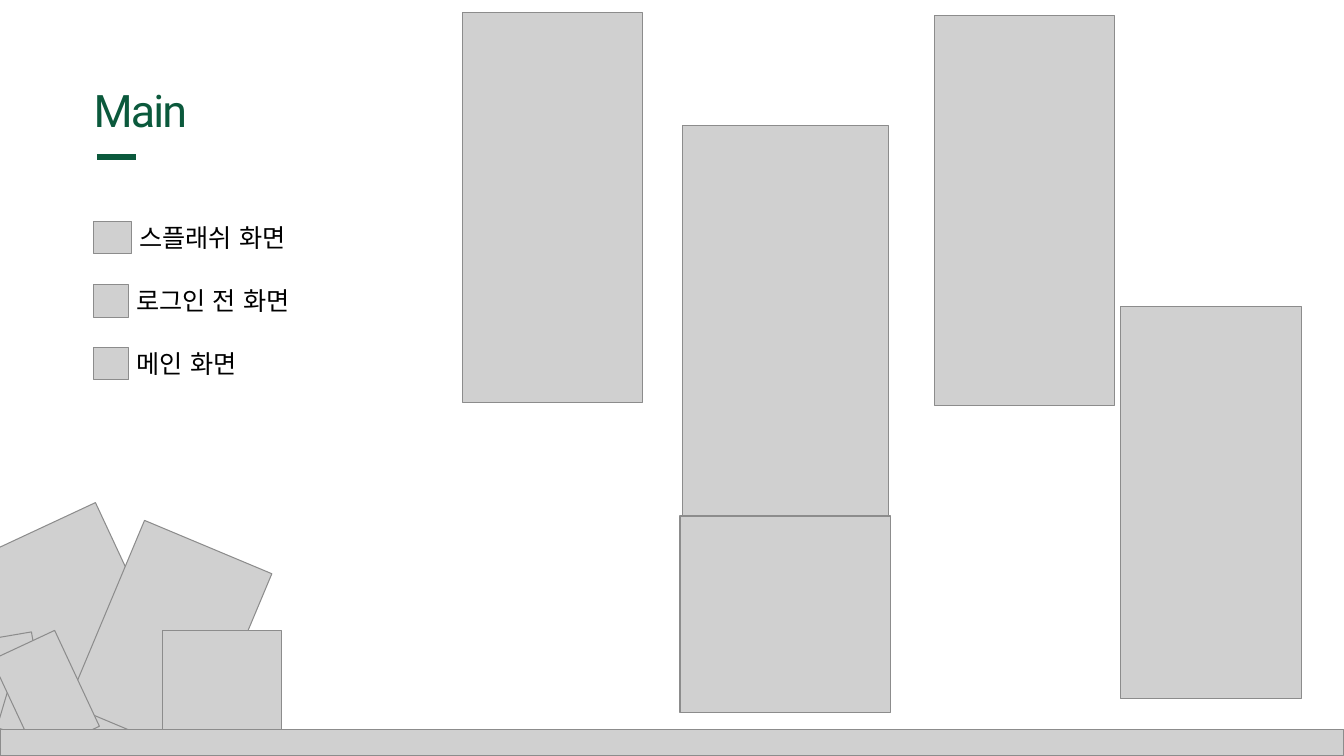
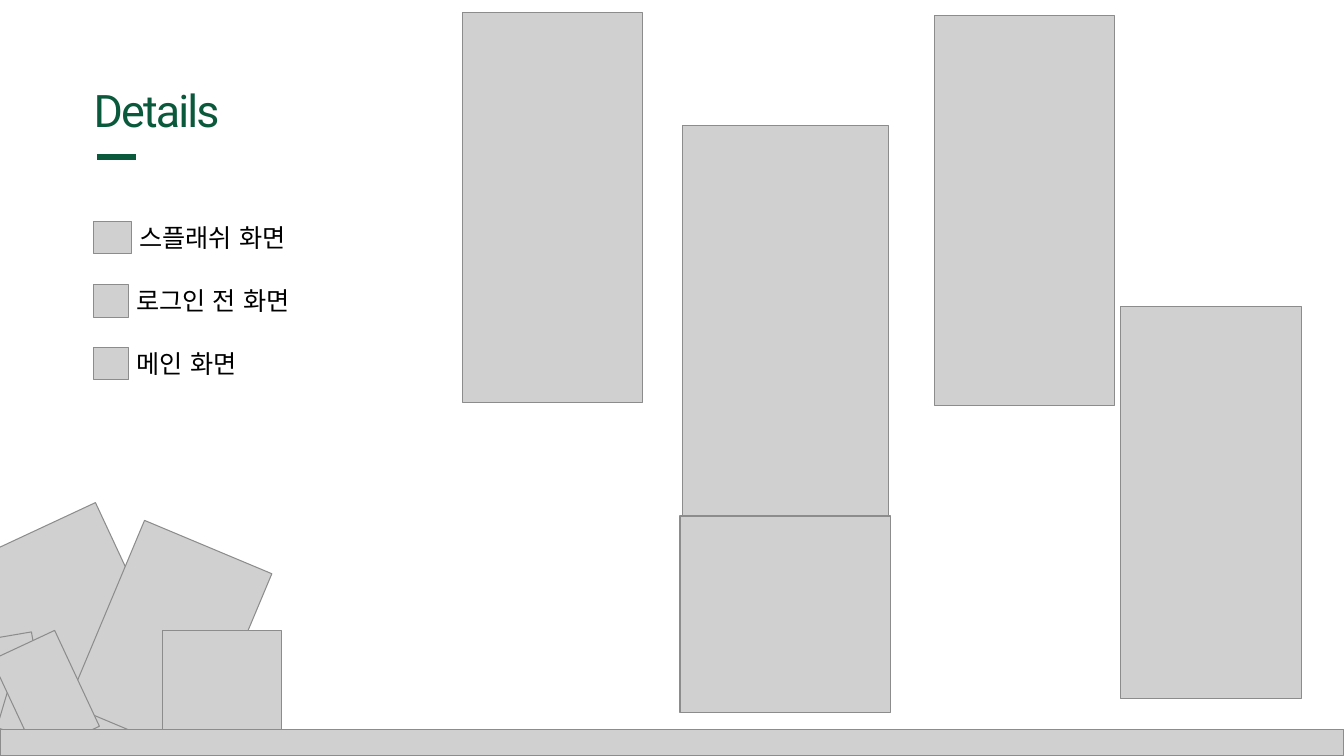
Before and after one commit to rizle00/Project_HealthKeeper, a slide deck: slide 14 of 자료/SuM(최종본).pptx (slide 8 before the commit). Drawn at 1344x756 pixels with LibreOffice and Linux fonts; fonts in the diff are those of the drawing; grey boxes stand for pictures. Boxes give left, top, right and bottom in pixels: in the first picture for what was removed or moved away, otherwise in the second. Text is boxed around its words. In the diff, an @@ line names an element or a change of style, - is before the commit and + after.

```diff
--- a/자료/SuM(최종본).pptx
+++ b/자료/SuM(최종본).pptx
@@ text at (94, 93, 220, 128): text changed @@
-Main
+Details
```
Also in this commit, not shown: 1 other slide changed, 4 slides added, 5 other files.
